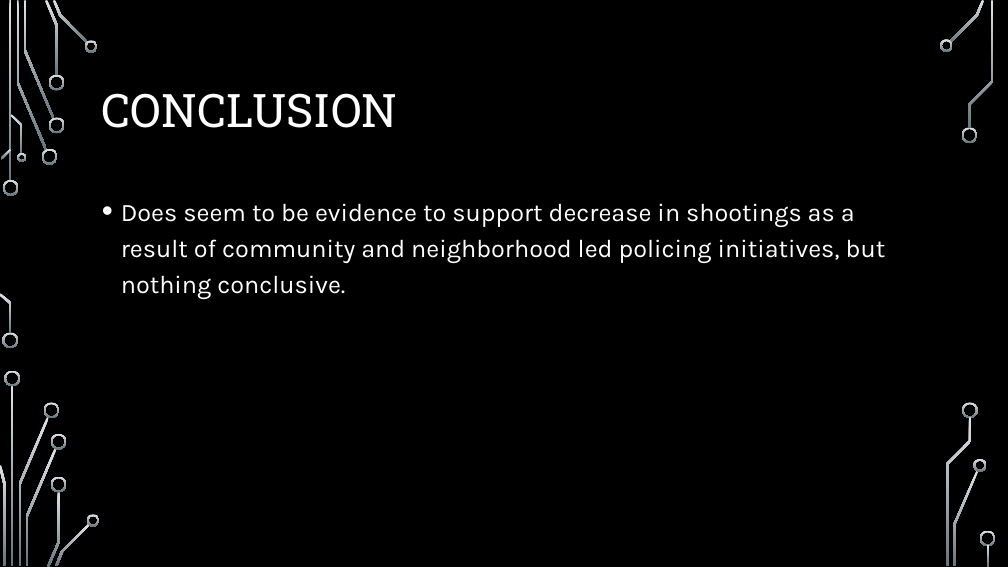
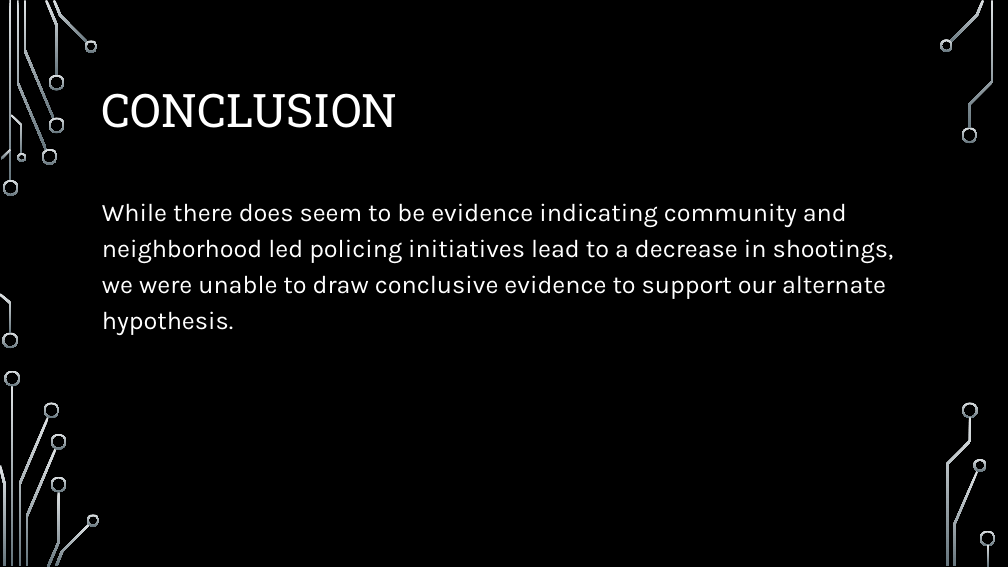
Before and after one commit to taftap8/CrimeProject, a slide deck: slide 14 of NYC Crime 2006-Today.pptx (slide 13 before the commit). Drawn at 1008x567 pixels with LibreOffice and Linux fonts; fonts in the diff are those of the drawing; background and template pictures are left out. Boxes give left, top, right and bottom in pixels: in the first picture for what was removed or moved away, otherwise in the second. Text is boxed around its words. In the diff, an @@ line names an element or a change of style, - is before the commit and + after.

```diff
--- a/NYC Crime 2006-Today.pptx
+++ b/NYC Crime 2006-Today.pptx
@@ text at <box>102,203,894,335</box>: text changed @@
-• Does seem to be evidence to support decrease in shootings as a result of community and neighborhood led policing initiatives, but nothing conclusive.
+While there does seem to be evidence indicating community and neighborhood led policing initiatives lead to a decrease in shootings, we were unable to draw conclusive evidence to support our alternate hypothesis.
```
Also in this commit, not shown: 8 other slides changed, 2 slides added.
